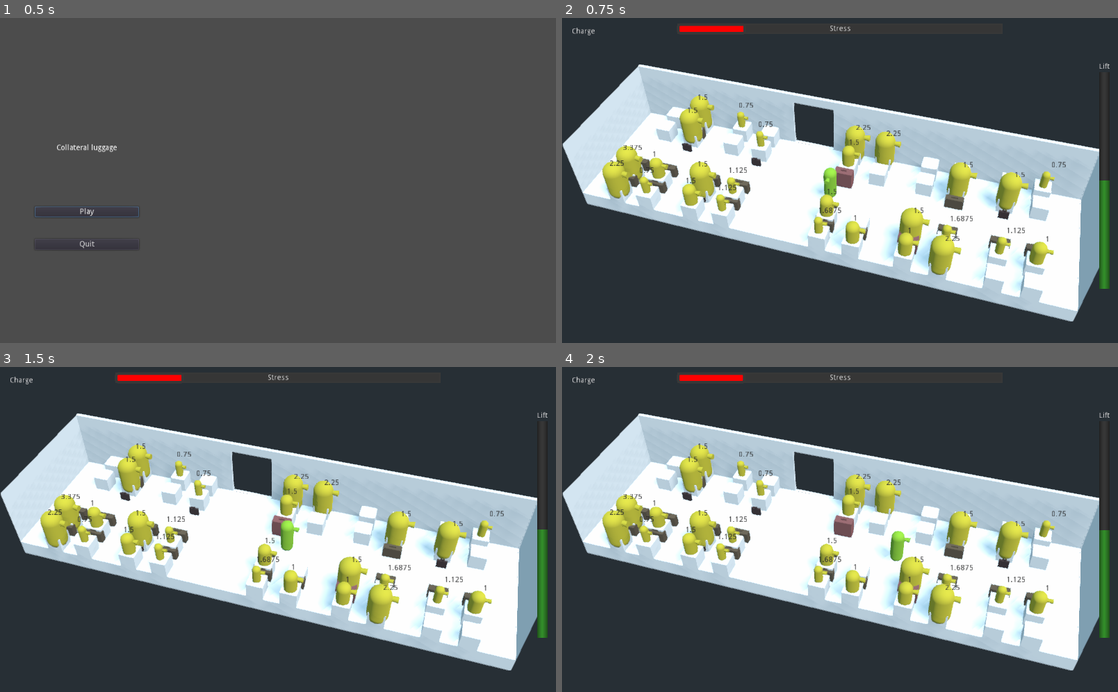
Above: before the commit, frames 1-4 (two rows, left to right).
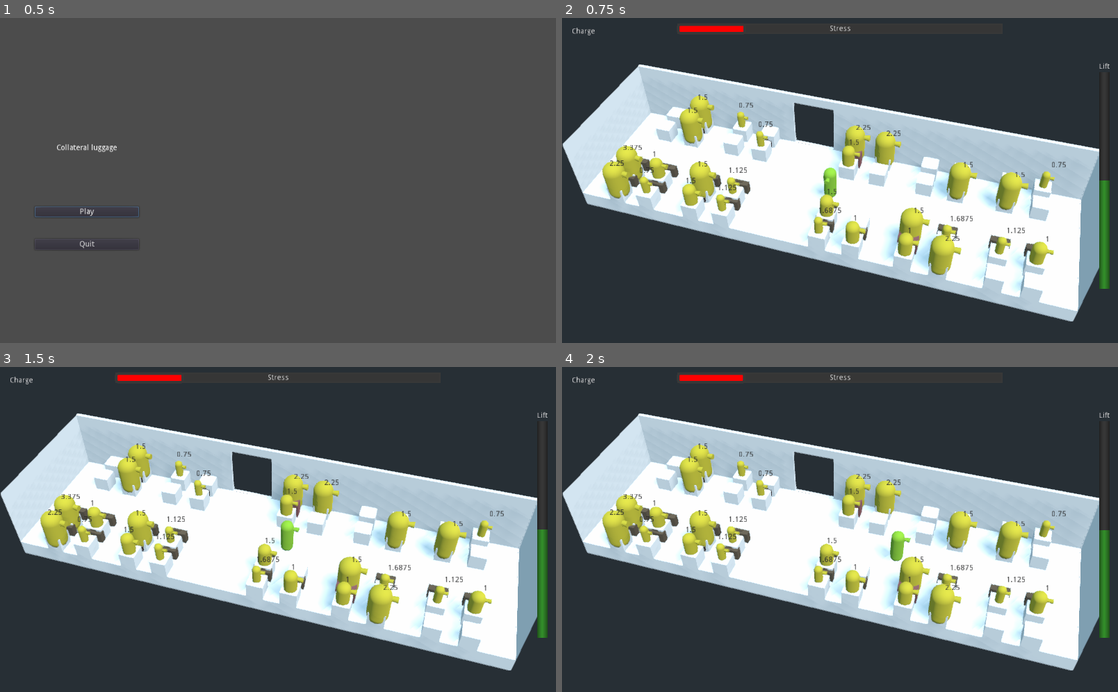
Above: after the commit, the same moments.

Repository: the-last-willy/game_jam_22_07
Game: Godot game, scene res://Game/Scenes/Main/Main.tscn
The game is run twice, just before and just after one commit, with the same random seed, the same clock (stepped at 60 frames per second) and the same inputs.
Inputs (mouse positions are in pixels of both pictures, inside the frame that each line leads up to):
- Up to frame 1 (0.5 s): no input
- Up to frame 2 (0.75 s): click "Play" at 0.5 s
- Up to frame 3 (1.5 s): tap Enter (ui_accept) at 1.25 s; move the mouse to (400, 513) at 1.27 s; hold D (move_right) from 1.28 s (still down); tap Space (grab_luggage) at 1.35 s; click (400, 513) at 1.42 s
- Up to frame 4 (2 s): keep holding D (move_right); tap Enter (ui_accept) at 1.52 s

Frame 1 is identical in both runs. In frame 2, 0.6% of the frame differs, in the area x 21-81%, y 33-63%; in frame 3, 0.5%; in frame 4, 0.6%.

Commit message:
integration perte baggage

Diff:
--- a/Game/ConfrontationManager/ConfrontationManager.gd
+++ b/Game/ConfrontationManager/ConfrontationManager.gd
@@ -48,8 +48,14 @@
 			GameManager.game_over()
 			player = null
 		else:
+			var luggage_weight = 0
+			if(opponent.luggage != null):
+				luggage_weight = opponent.luggage.settings["weight"]
+				opponent.luggage.queue_free()
+				opponent.luggage = null
 			opponent.queue_free()
-			GameManager.object_thrown(opponent.weight)
+			GameManager.object_thrown(opponent.weight + luggage_weight)
+			#GameManager.anger_for_all_passengers()
 			opponent = null
 
 		stop_confront()
--- a/Game/GameManager/GameManager.gd
+++ b/Game/GameManager/GameManager.gd
@@ -37,7 +37,7 @@
 	anger = game_ui_instance.get_stress()
 	anger = anger - 0.1 * delta
 	game_ui_instance.update_stress(anger)
-	if(anger >= 100):
+	if(anger >= 90):
 		return
 
 func update_global_lift(delta):
@@ -70,5 +70,13 @@
 		current_charge += passenger.get_weight()
 	emit_signal("current_charge_updated", current_charge)
 
-func _on_Passenger_ejected(ejected_passenger: Node):
+func _on_Passenger_ejected(_ejected_passenger: Node):
 	update_current_charge()
+
+#func anger_for_all_passengers():
+	#var passengers = level.get_tree().get_nodes_in_group("passengers")
+	#for passenger in passengers:
+	#	passenger.connect("ejected", self, "_on_Passenger_ejected_anger")
+
+func _on_Passenger_ejected_anger(ejected_passenger: Node):
+	ejected_passenger.ejected_passenger()
--- a/Game/Scenes/Level/AircraftCabin.tscn
+++ b/Game/Scenes/Level/AircraftCabin.tscn
@@ -77,19 +77,15 @@
 
 [node name="Seat" parent="AllSeats/Seats" instance=ExtResource( 1 )]
 transform = Transform( 1, 0, 0, 0, 1, 0, 0, 0, 1, -0.5, 0, -0.375 )
-luggage_placement = 1
 
 [node name="Seat2" parent="AllSeats/Seats" instance=ExtResource( 1 )]
 transform = Transform( 1, 0, 0, 0, 1, 0, 0, 0, 1, 0.5, 0, -0.375 )
-luggage_placement = 1
 
 [node name="Seat3" parent="AllSeats/Seats" instance=ExtResource( 1 )]
 transform = Transform( 1, 0, 0, 0, 1, 0, 0, 0, 1, -0.5, 0, 0.375 )
-luggage_placement = 1
 
 [node name="Seat4" parent="AllSeats/Seats" instance=ExtResource( 1 )]
 transform = Transform( 1, 0, 0, 0, 1, 0, 0, 0, 1, 0.5, 0, 0.375 )
-luggage_placement = 1
 
 [node name="Seats2" type="Spatial" parent="AllSeats"]
 transform = Transform( 1, 0, 0, 0, 1, 0, 0, 0, 1, 3.25, 0, 1.5 )
@@ -99,19 +95,15 @@
 
 [node name="Seat" parent="AllSeats/Seats2" instance=ExtResource( 1 )]
 transform = Transform( 1, 0, 0, 0, 1, 0, 0, 0, 1, -0.5, 0, -0.375 )
-luggage_placement = 1
 
 [node name="Seat2" parent="AllSeats/Seats2" instance=ExtResource( 1 )]
 transform = Transform( 1, 0, 0, 0, 1, 0, 0, 0, 1, 0.5, 0, -0.375 )
-luggage_placement = 1
 
 [node name="Seat3" parent="AllSeats/Seats2" instance=ExtResource( 1 )]
 transform = Transform( 1, 0, 0, 0, 1, 0, 0, 0, 1, -0.5, 0, 0.375 )
-luggage_placement = 1
 
 [node name="Seat4" parent="AllSeats/Seats2" instance=ExtResource( 1 )]
 transform = Transform( 1, 0, 0, 0, 1, 0, 0, 0, 1, 0.5, 0, 0.375 )
-luggage_placement = 1
 
 [node name="Seats3" type="Spatial" parent="AllSeats"]
 transform = Transform( 1, 0, 0, 0, 1, 0, 0, 0, 1, 5.75, 0, 1.5 )
@@ -121,19 +113,15 @@
 
 [node name="Seat" parent="AllSeats/Seats3" instance=ExtResource( 1 )]
 transform = Transform( 1, 0, 0, 0, 1, 0, 0, 0, 1, -0.5, 0, -0.375 )
-luggage_placement = 1
 
 [node name="Seat2" parent="AllSeats/Seats3" instance=ExtResource( 1 )]
 transform = Transform( 1, 0, 0, 0, 1, 0, 0, 0, 1, 0.5, 0, -0.375 )
-luggage_placement = 1
 
 [node name="Seat3" parent="AllSeats/Seats3" instance=ExtResource( 1 )]
 transform = Transform( 1, 0, 0, 0, 1, 0, 0, 0, 1, -0.5, 0, 0.375 )
-luggage_placement = 1
 
 [node name="Seat4" parent="AllSeats/Seats3" instance=ExtResource( 1 )]
 transform = Transform( 1, 0, 0, 0, 1, 0, 0, 0, 1, 0.5, 0, 0.375 )
-luggage_placement = 1
 
 [node name="Seats4" type="Spatial" parent="AllSeats"]
 transform = Transform( 1, 0, 0, 0, 1, 0, 0, 0, 1, -3.25, 0, 1.5 )
@@ -143,19 +131,15 @@
 
 [node name="Seat" parent="AllSeats/Seats4" instance=ExtResource( 1 )]
 transform = Transform( 1, 0, 0, 0, 1, 0, 0, 0, 1, -0.5, 0, -0.375 )
-luggage_placement = 1
 
 [node name="Seat2" parent="AllSeats/Seats4" instance=ExtResource( 1 )]
 transform = Transform( 1, 0, 0, 0, 1, 0, 0, 0, 1, 0.5, 0, -0.375 )
-luggage_placement = 1
 
 [node name="Seat3" parent="AllSeats/Seats4" instance=ExtResource( 1 )]
 transform = Transform( 1, 0, 0, 0, 1, 0, 0, 0, 1, -0.5, 0, 0.375 )
-luggage_placement = 1
 
 [node name="Seat4" parent="AllSeats/Seats4" instance=ExtResource( 1 )]
 transform = Transform( 1, 0, 0, 0, 1, 0, 0, 0, 1, 0.5, 0, 0.375 )
-luggage_placement = 1
 
 [node name="Seats5" type="Spatial" parent="AllSeats"]
 transform = Transform( 1, 0, 0, 0, 1, 0, 0, 0, 1, -5.75, 0, 1.5 )
@@ -165,19 +149,15 @@
 
 [node name="Seat" parent="AllSeats/Seats5" instance=ExtResource( 1 )]
 transform = Transform( 1, 0, 0, 0, 1, 0, 0, 0, 1, -0.5, 0, -0.375 )
-luggage_placement = 1
 
 [node name="Seat2" parent="AllSeats/Seats5" instance=ExtResource( 1 )]
 transform = Transform( 1, 0, 0, 0, 1, 0, 0, 0, 1, 0.5, 0, -0.375 )
-luggage_placement = 1
 
 [node name="Seat3" parent="AllSeats/Seats5" instance=ExtResource( 1 )]
 transform = Transform( 1, 0, 0, 0, 1, 0, 0, 0, 1, -0.5, 0, 0.375 )
-luggage_placement = 1
 
 [node name="Seat4" parent="AllSeats/Seats5" instance=ExtResource( 1 )]
 transform = Transform( 1, 0, 0, 0, 1, 0, 0, 0, 1, 0.5, 0, 0.375 )
-luggage_placement = 1
 
 [node name="Seats6" type="Spatial" parent="AllSeats"]
 transform = Transform( 1, 0, 0, 0, 1, 0, 0, 0, 1, -0.75, 0, -1.5 )
